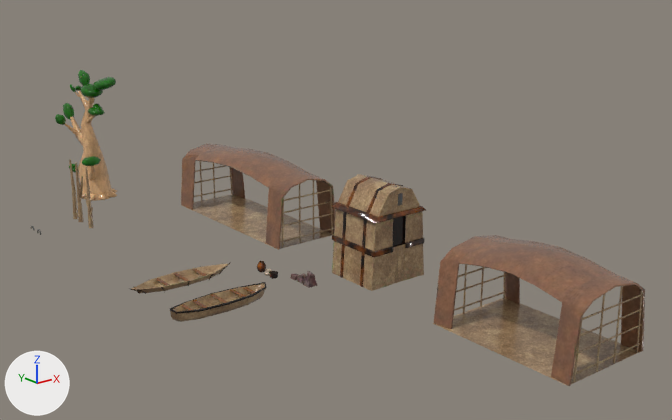
Before and after pictures for a commit that changed the FBX model assets/meshes/Assets_01_JAM.fbx.
One viewpoint serves both versions: a 50 mm lens placed at (-23.2, -50.8, 16.0), pointed at (5.5, -15.0, 1.7). The lights are fixed; the arrows at lower left show +X, +Y and +Z. The first picture is the older version. Where no turn or scale is listed for an object, it has been applied to the vertices.

The first picture shows 'Barque_01_low', 'Barque_02_low', 'Maison_01_low', 'Maison_Toit', 'Pic_01_low', 'Pic_02_low', 'Pic_03_low', 'maison_02_low', 'pCube13', 'pCylinder75' and 4 more.
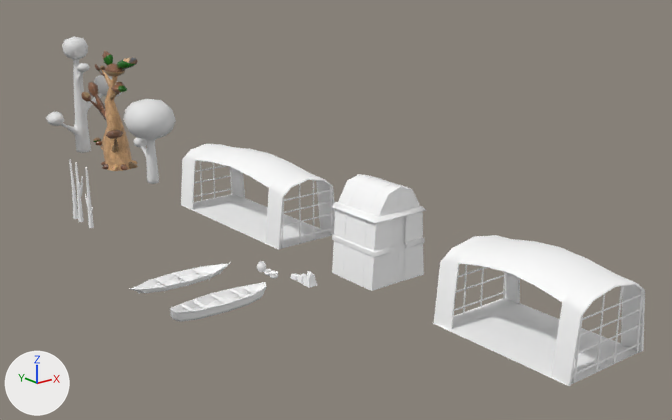
The newer file is also turned or shifted as a whole; pictures and numbers use the older file's frame.

Location of each change, [x1, y1, x2, y2] in pixels of the pictures (672 x 420 px):
'maison_02_low', recoloured (brown to white)
    both: [433, 235, 645, 386]
'Maison_01_low', recoloured (brown to white)
    both: [181, 144, 335, 250]
'Maison_Toit', recoloured (brown to white)
    both: [332, 174, 426, 291]
'pCylinder75', deleted
    before: [55, 70, 117, 201]
'Arbre', added (brown)
    after: [82, 51, 138, 171]
'arbre2', added
    after: [123, 99, 176, 184]
'arbre3', added
    after: [46, 36, 122, 153]
'Barque_02_low', recoloured (brown to white)
    both: [170, 282, 267, 322]
'Barque_01_low', recoloured (brown to white)
    both: [129, 262, 231, 294]
'Pic_02_low', recoloured (brown to white)
    both: [75, 162, 84, 222]
'Pic_03_low', recoloured (brown to white)
    both: [85, 167, 94, 228]
'Pic_01_low', recoloured (brown to white)
    both: [69, 160, 78, 219]
'pCube13', recoloured (brown to white)
    both: [303, 271, 317, 288]

Patch to the scene script:
```diff
--- a/assets/meshes/Assets_01_JAM.fbx.py
+++ b/assets/meshes/Assets_01_JAM.fbx.py
@@ me_mesh @@
 me_mesh.from_pydata(...)  # 21 vertices, 20 faces; spans x -0.247..0.247, y -0.247..0.247, z -0.359..0.359
-me_mesh.materials.append(mat_aistandardsurface1)  # picture img_assets_01_jam_openpbr_shader1_basecolor_jpg
+me_mesh.materials.append(mat_aistandardsurface1_006)  # white #ffffff
@@ me_mesh_011 @@
 me_mesh_011.from_pydata(...)  # 58 vertices, 51 faces; spans x -0.15..0.15, y -0.44..0.44, z -1.73..1.73
-me_mesh_011.materials.append(mat_aistandardsurface1)  # picture img_assets_01_jam_openpbr_shader1_basecolor_jpg
+me_mesh_011.materials.append(mat_aistandardsurface1_006)  # white #ffffff
@@ me_mesh_009 @@
 me_mesh_009.from_pydata(...)  # 325 vertices, 215 faces; spans x -1.64..1.64, y -1.54..1.54, z -2.3..2.3
-me_mesh_009.materials.append(mat_aistandardsurface1)  # picture img_assets_01_jam_openpbr_shader1_basecolor_jpg
+me_mesh_009.materials.append(mat_aistandardsurface1_006)  # white #ffffff
@@ me_mesh_010 @@
 me_mesh_010.from_pydata(...)  # 64 vertices, 57 faces; spans x -0.16..0.16, y -0.51..0.51, z -1.73..1.73
-me_mesh_010.materials.append(mat_aistandardsurface1)  # picture img_assets_01_jam_openpbr_shader1_basecolor_jpg
+me_mesh_010.materials.append(mat_aistandardsurface1_006)  # white #ffffff
@@ me_mesh_014 @@
 me_mesh_014.from_pydata(...)  # 166 vertices, 139 faces; spans x -2.42..2.42, y -0.72..0.72, z -0.33..0.33
-me_mesh_014.materials.append(mat_aistandardsurface1)  # picture img_assets_01_jam_openpbr_shader1_basecolor_jpg
+me_mesh_014.materials.append(mat_aistandardsurface1_006)  # white #ffffff
@@ me_mesh_008 @@
 me_mesh_008.from_pydata(...)  # 346 vertices, 209 faces; spans x -1.89..1.89, y -4.92..4.92, z -1.86..1.86
-me_mesh_008.materials.append(mat_aistandardsurface1)  # picture img_assets_01_jam_openpbr_shader1_basecolor_jpg
+me_mesh_008.materials.append(mat_aistandardsurface1_006)  # white #ffffff
@@ me_mesh_006 @@
 me_mesh_006.from_pydata(...)  # 19 vertices, 15 faces; spans x -0.15..0.15, y -0.15..0.15, z -1.73..1.73
-me_mesh_006.materials.append(mat_aistandardsurface1)  # picture img_assets_01_jam_openpbr_shader1_basecolor_jpg
+me_mesh_006.materials.append(mat_aistandardsurface1_006)  # white #ffffff
@@ me_mesh_007 @@
 me_mesh_007.from_pydata(...)  # 346 vertices, 209 faces; spans x -2.28..2.28, y -3.49..3.49, z -1.84..1.84
-me_mesh_007.materials.append(mat_aistandardsurface1)  # picture img_assets_01_jam_openpbr_shader1_basecolor_jpg
+me_mesh_007.materials.append(mat_aistandardsurface1_006)  # white #ffffff
@@ me_mesh_013 @@
 me_mesh_013.from_pydata(...)  # 484 vertices, 461 faces; spans x -2.66..2.66, y -0.73..0.73, z -0.2..0.2
-me_mesh_013.materials.append(mat_aistandardsurface1)  # picture img_assets_01_jam_openpbr_shader1_basecolor_jpg
+me_mesh_013.materials.append(mat_aistandardsurface1_006)  # white #ffffff
@@ ob_pcylinder75 @@
-ob_pcylinder75 = bpy.data.objects.new('pCylinder75', me_mesh_015)
@@ ob_arbre2 @@
+ob_arbre2 = bpy.data.objects.new('arbre2', me_cube_001)  # 218 vertices, 216 faces; spans x -1.64..1.64, y -2.03..1.37, z -2.27..3.14
+ob_arbre2.location = (3.52, 1.6, 2.23)
@@ ob_arbre3 @@
+ob_arbre3 = bpy.data.objects.new('arbre3', me_cube_002)  # 442 vertices, 440 faces; spans x -2.59..3.08, y -1.31..1.36, z -4.06..4.17
+ob_arbre3.location = (3.64, 11.52, 4.07)
@@ ob_arbre @@
+ob_arbre = bpy.data.objects.new('Arbre', me_mesh_017)  # 1028 vertices, 1006 faces; spans x -1.47..1.59, y -2.4..2.34, z -4.17..3.57; in mat_aistandardsurface1 (picture img_assets_01_jam_openpbr_shader1_basecolor_jpg)
+ob_arbre.location = (3.3, 6.35, 4.13)
```
